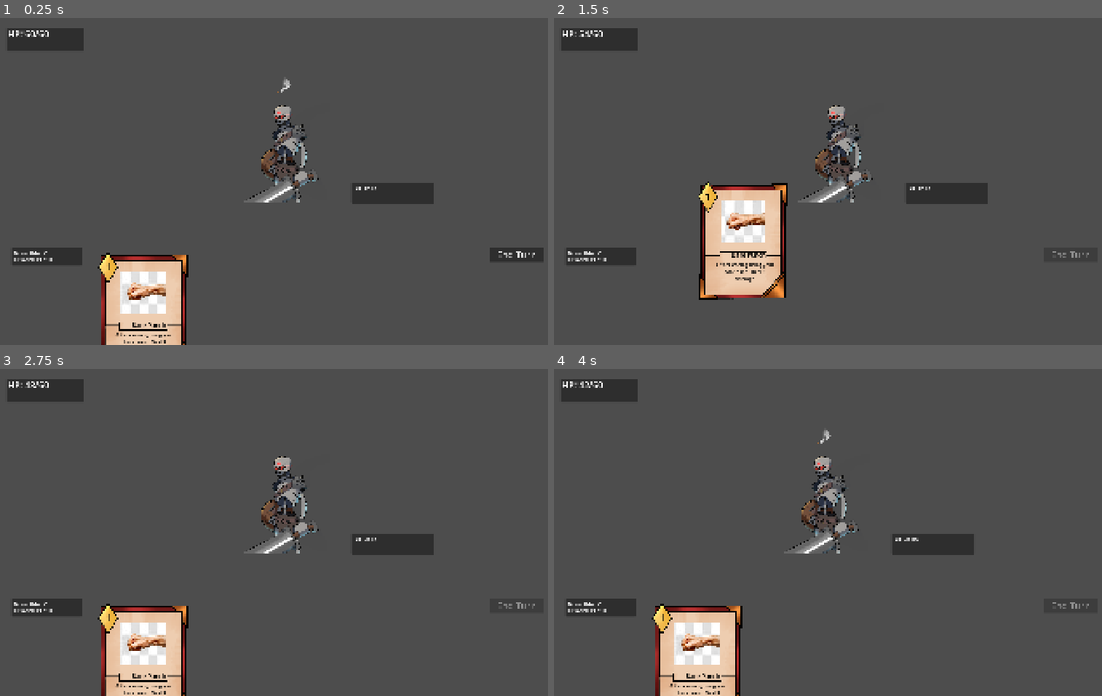
Above: before the commit, frames 1-4 (two rows, left to right).
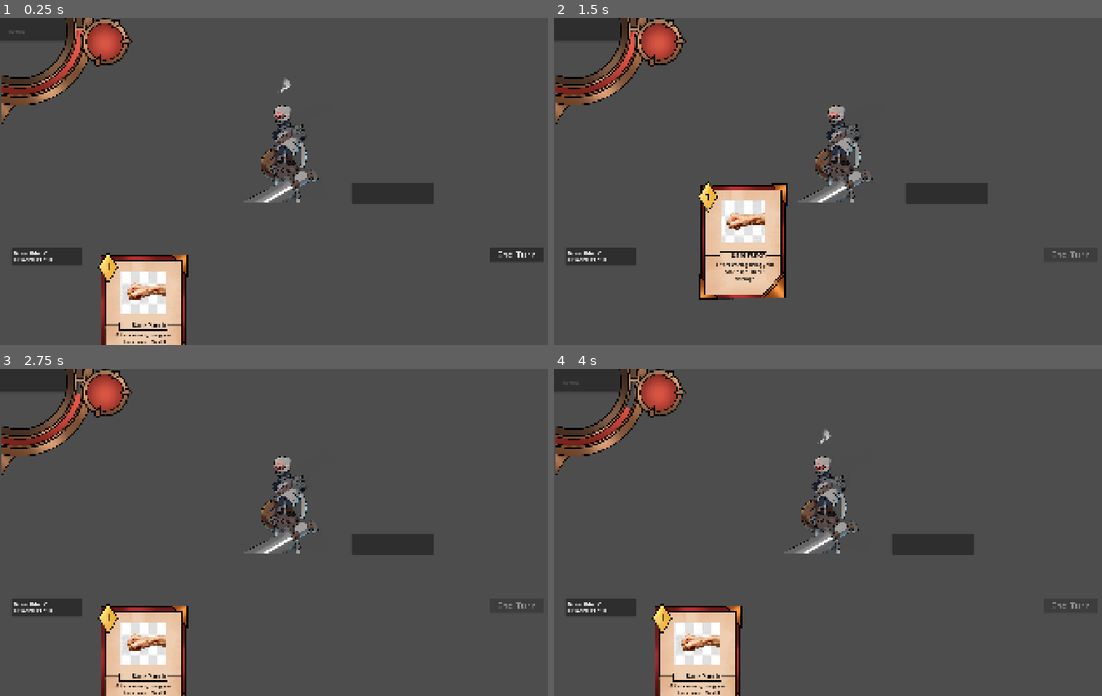
Above: after the commit, the same moments.

Repository: GanisAD/SCOUNDREL-COMPFEST-18-IGI
Game: Godot game, scene res://Scene/combat.tscn
The game is run twice, just before and just after one commit, with the same random seed, the same clock (stepped at 60 frames per second) and the same inputs. This scene is started directly instead of the project's main scene.
Inputs (mouse positions are in pixels of both pictures, inside the frame that each line leads up to):
- Up to frame 1 (0.25 s): no input
- Up to frame 2 (1.5 s): click "End Turn" at 0.5 s; drag from (696, 312) to (833, 155) at 1.27 s
- Up to frame 3 (2.75 s): click "End Turn" at 2 s
- Up to frame 4 (4 s): drag from (729, 548) to (833, 506) at 2.77 s; click "End Turn" at 3.5 s

The runs differ from the first frame. In frame 1, 3.6% of the frame differs, in the area x 0-69%, y 0-53%; in frame 2, 3.6%; in frame 3, 3.6%; in frame 4, 3.6%.

Commit message:
Healthbar player UI

Diff:
--- a/Scene/Components/Entity/Enemy/Skeleton.tscn
+++ b/Scene/Components/Entity/Enemy/Skeleton.tscn
@@ -65,13 +65,12 @@
 offset_bottom = 102.0
 script = ExtResource("4_ce4ot")
 
-[node name="HPLabel" type="Label" parent="StatsUI" unique_id=1896388731]
+[node name="HPBar" type="TextureProgressBar" parent="StatsUI" unique_id=51640980]
 layout_mode = 0
 offset_left = 12.0
 offset_top = 9.0
 offset_right = 56.0
-offset_bottom = 32.0
-text = "Hp : 0"
+offset_bottom = 36.0
 
 [node name="BlockLabel" type="Label" parent="StatsUI" unique_id=698211035]
 layout_mode = 0
--- a/Scene/combat.tscn
+++ b/Scene/combat.tscn
@@ -9,7 +9,9 @@
 [ext_resource type="Script" uid="uid://c5bwrfkctlenp" path="res://Script/UI/stats_ui.gd" id="6_70aft"]
 [ext_resource type="Resource" uid="uid://bo7ypbto4afgd" path="res://Data/Stats/Enemy/Skeleton(1).tres" id="6_mmg4p"]
 [ext_resource type="PackedScene" uid="uid://pfhymlbd8c6s" path="res://Scene/Components/Entity/Enemy/Skeleton.tscn" id="7_kgncc"]
+[ext_resource type="Texture2D" uid="uid://gt74ft4pohgp" path="res://Resources/UI/healthbar-empty.png" id="8_1blk7"]
 [ext_resource type="Script" uid="uid://cjrpc50x7qmek" path="res://Script/UI/card_pile_label.gd" id="9_1blk7"]
+[ext_resource type="Texture2D" uid="uid://cd4lrfvpkalfr" path="res://Resources/UI/healthbar-full.png" id="9_dr6gs"]
 
 [sub_resource type="RectangleShape2D" id="RectangleShape2D_xg0st"]
 size = Vector2(1928, 748)
@@ -57,20 +59,24 @@
 label_settings = SubResource("LabelSettings_145ap")
 
 [node name="PlayerStatsUI" type="Panel" parent="BattleUI" unique_id=1139493257]
-offset_left = 21.0
-offset_top = 34.0
-offset_right = 277.0
-offset_bottom = 111.0
+offset_right = 256.0
+offset_bottom = 77.0
 script = ExtResource("6_70aft")
 
-[node name="HPLabel" type="Label" parent="BattleUI/PlayerStatsUI" unique_id=330469658]
+[node name="HPBar" type="TextureProgressBar" parent="BattleUI/PlayerStatsUI" unique_id=1328837348]
 layout_mode = 0
 offset_left = 3.0
 offset_top = -2.0
-offset_right = 85.0
-offset_bottom = 40.0
-text = "Hp : 0"
-label_settings = SubResource("LabelSettings_2rx4k")
+offset_right = 534.0
+offset_bottom = 417.0
+value = 99.0
+rounded = true
+fill_mode = 5
+radial_initial_angle = 244.2
+radial_fill_degrees = 179.1
+radial_center_offset = Vector2(-211.24, -157.56)
+texture_under = ExtResource("8_1blk7")
+texture_progress = ExtResource("9_dr6gs")
 
 [node name="BlockLabel" type="Label" parent="BattleUI/PlayerStatsUI" unique_id=1878832758]
 layout_mode = 0
--- a/Script/UI/stats_ui.gd
+++ b/Script/UI/stats_ui.gd
@@ -1,16 +1,16 @@
 class_name StatsUI
 extends Control
 
-# Poin Krusial: Gunakan base class 'Stats' agar bisa menerima Player (CharacterStats)
-# maupun Enemy (EnemyStats) secara universal.
 var stats: Stats : set = set_stats
 
-# Referensi node dibuat lokal/relatif terhadap komponen ini sendiri
-@onready var hp_label: Label = $HPLabel
+@onready var hp_bar: TextureProgressBar = $HPBar
 @onready var block_label: Label = $BlockLabel
 
+func _ready() -> void:
+	# Memastikan UI diperbarui begitu node siap di Scene Tree
+	update_hud()
+
 func set_stats(value: Stats) -> void:
-	# Pengaman: Jika ganti stats di tengah jalan, putus koneksi lama agar tidak leak memori
 	if stats and stats.stats_changed.is_connected(update_hud):
 		stats.stats_changed.disconnect(update_hud)
 
@@ -21,13 +21,13 @@
 			stats.stats_changed.connect(update_hud)
 		update_hud()
 
-# Fungsi render generik yang tidak peduli ini milik player atau musuh
 func update_hud() -> void:
-	if not stats or not is_inside_tree():
+	# Jika node belum _ready atau stats kosong, hentikan fungsi agar tidak crash
+	if not stats or not is_node_ready():
 		return
 
-	# Mengambil data langsung dari resource yang di-inject
-	hp_label.text = "HP: %d/%d" % [stats.health, stats.max_health]
+	hp_bar.max_value = stats.max_health
+	hp_bar.value = stats.health
 
 	if stats.block > 0:
 		block_label.text = "Block: %d" % stats.block
Binary file added: Resources/UI/healthbar-empty.png
Not shown, added: Resources/UI/healthbar-empty.png.import
Binary file added: Resources/UI/healthbar-full.png
Not shown, added: Resources/UI/healthbar-full.png.import
Binary file added: Resources/UI/manabar-empty.png
Not shown, added: Resources/UI/manabar-empty.png.import
Binary file added: Resources/UI/manabar-ful.png
Not shown, added: Resources/UI/manabar-ful.png.import
